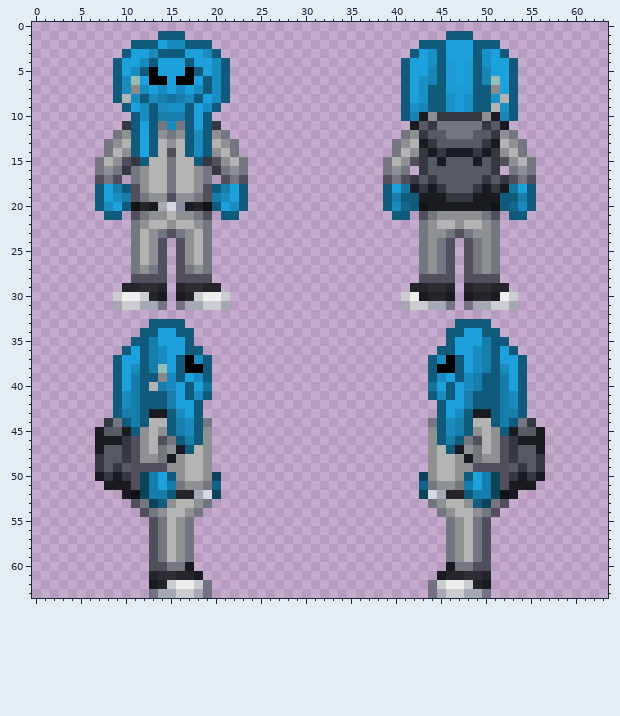
Pixel-art sprite -- code/modules/unit_tests/screenshots/screenshot_humanoids__datum_species_skrell.png. This is how it looked before the edit.
The file is 64x64 pixels. Colours within 5 levels of each other are drawn and written as one.
After:
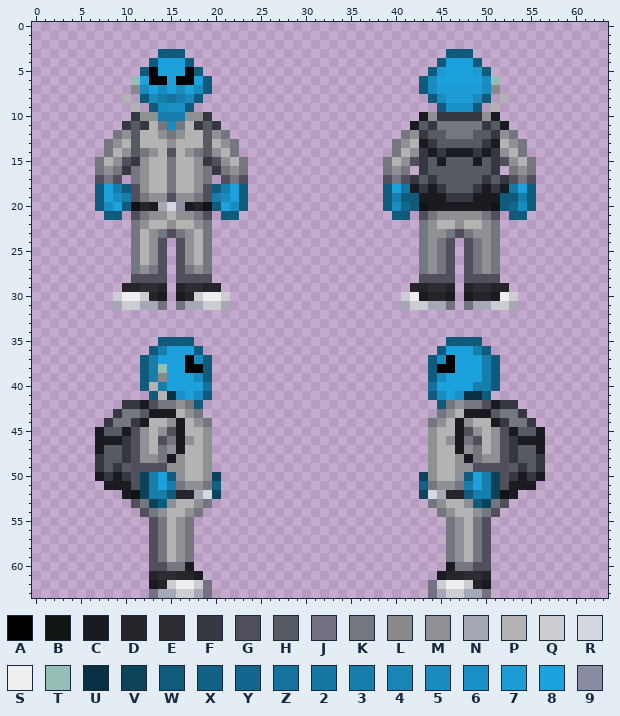
Palette (. is transparent): A #000000  B #111414  C #1a1a21  D #24242a  E #2d2d33  F #353841  G #514f5b  H #565a63  J #747182  K #747780  L #898989  M #8e9093  N #a5a9b6  P #b3b3b3  Q #cbcdd1  R #d4d7df  S #eeeeee  T #94bfb6  U #093042  V #0c435b  W #105a7b  X #126286  Y #13678c  Z #15729c  2 #1677a2  3 #177daa  4 #1885b5  5 #198bbe  6 #1a91c6  7 #1c9bd4  8 #1da1dc  9 #898ba2
Difference:
@@ x 0..63 @@
  0 ................................................................
- 1 ..............WWW.............................WWW...............
- 2 ...........WWW855WWW.......................WWW888WWW............
- 3 ..........W885WWW885W.....................W86W888W68W...........
- 4 .........W885W888W885W...................W886W787W688W..........
- 5 .........W85WA888AW85W...................W884W787W488W..........
- 6 .........W5T8AA8AA8W5W...................W864W787W4T8W..........
- 7 .........W5L5858585W5W...................W86WW777WWL8W..........
- 8 .........WP5W53Z35W85W...................W86WW676WW6PW..........
- 9 ..........W85W566W85W....................W64WW676WWP6W..........
-10 ...........W5W333W8W.....................W4CMFFFFFMC4W..........
-11 ..........FW8WK5KW8WF.....................CHFKKKKKFHC...........
-12 .........KMW8WMKMW5WMK...................KMFHHKKKHHFMK..........
-13 ........KMPW8WPMPW5WPMK.................KMPCFHHHHHFCPMK.........
-14 ........KPMW8WPGPW5WMPK.................KPMFCFCCCFCFMPK.........
-15 .......KPMGFWPPKPPWFGMPK...............KPMGFHCHHHCHFGMPK........
+ 1 ................................................................
+ 2 ................................................................
+ 3 ..............WWW.............................WWW...............
+ 4 .............W888W...........................W888W..............
+ 5 ............WA888AW.........................W78887W.............
+ 6 ...........T8AA8AA8W.......................W5888885T............
+ 7 ...........L5858585W.......................W5777775L............
+ 8 ..........P.W53Z35W.........................W57775W.P...........
+ 9 ...........P.W566W...........................W666W.P............
+10 ...........FMM333MMF.......................CMFFFFFMC............
+11 ..........FHFPK5KPFHF.....................CHFKKKKKFHC...........
+12 .........KMHPPMKMPPHMK...................KMFHHKKKHHFMK..........
+13 ........KMPHPPPMPPPHPMK.................KMPCFHHHHHFCPMK.........
+14 ........KPMHKMPGPMKHMPK.................KPMFCFCCCFCFMPK.........
+15 .......KPMGFMPPKPPMFGMPK...............KPMGFHCHHHCHFGMPK........
 16 .......KMKFKMPPKPPMKFKMK...............KMK.FHHHHHHHF.KMK........
@@ x 0..63 @@
 32 ................................................................
-33 .............WWWW..............................WWWW.............
-34 ............WW88WW............................WW88WW............
-35 ...........WW3888W............................W8883WW...........
-36 ..........W8W3588WW..........................WW8853W8W..........
-37 .........W88W358WA5W........................W5AW853W88W.........
-38 .........W85W3T8WAAW........................WAAW853W58W.........
-39 .........W83WWL5W85W........................W58W53WW38W.........
-40 .........W83WP358W8Z........................Z8W853WW38W.........
-41 .........W53WWW38W5W........................W5W83WWW35W.........
-42 .........W53WWW388W..........................W883WWW35W.........
-43 .........W33WCCW58W..........................W85WCCW33W.........
-44 ........FKW3WPPW35WK........................KW53WPPW3WKF........
-45 .......CHHCWMPMW35WM........................MW53WMPMWCHHC.......
-46 .......CCCFGMPGKW3WM........................MW3WKGPMGFCCC.......
-47 .......CHHFGMPKMCWPM........................MPWCMKPMGFHHC.......
+33 ................................................................
+34 ................................................................
+35 ..............WWWW............................WWWW..............
+36 .............W3888W..........................W8883W.............
+37 ............W3888A5W........................W5A8883W............
+38 ............W3T88AAW........................WAA8883W............
+39 ............W3L8885W........................W588883W............
+40 ............WP38888Z........................Z888833W............
+41 .............WPU685W........................W586UUW.............
+42 ..........FFCGKKMKW..........................WKMKKGCFF..........
+43 .........FKKHCCCPMK..........................KMPCCCHKKF.........
+44 ........FKKFCPPMCPMK........................KMPCMPPCFKKF........
+45 .......CHHCGMPMGCPPM........................MPPCGMPMGCHHC.......
+46 .......CCCFGMPGKCMPM........................MPMCKGPMGFCCC.......
+47 .......CHHFGMPKMCPPM........................MPPCMKPMGFHHC.......
 48 .......FHHFGMMKCMPPM........................MPPMCKMMGFHHF.......
Pixel boxes of the changes (left, top, right, bottom) in both pictures:
changed: (113, 31, 230, 166)
changed: (401, 31, 518, 121)
changed: (113, 319, 203, 454)
changed: (437, 319, 527, 454)
